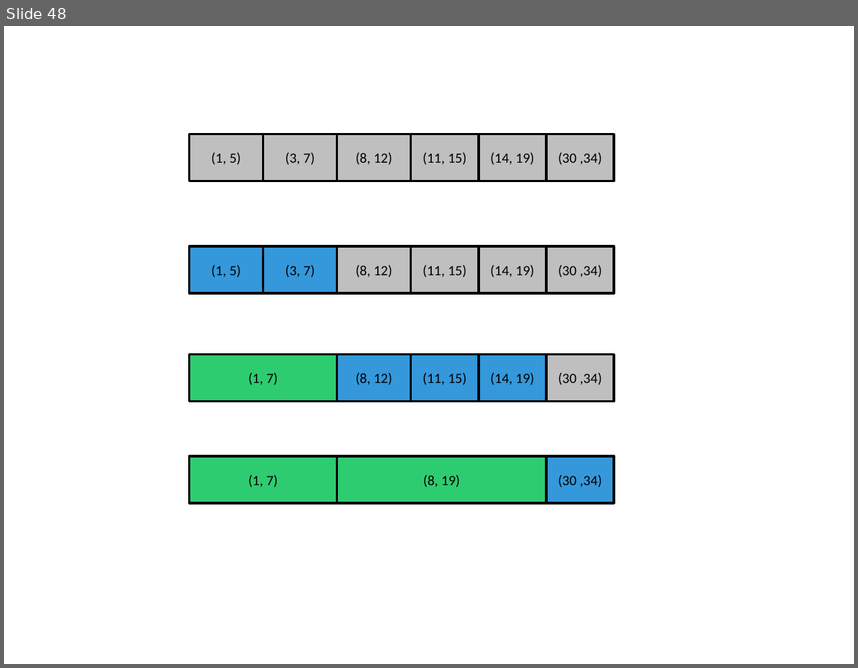
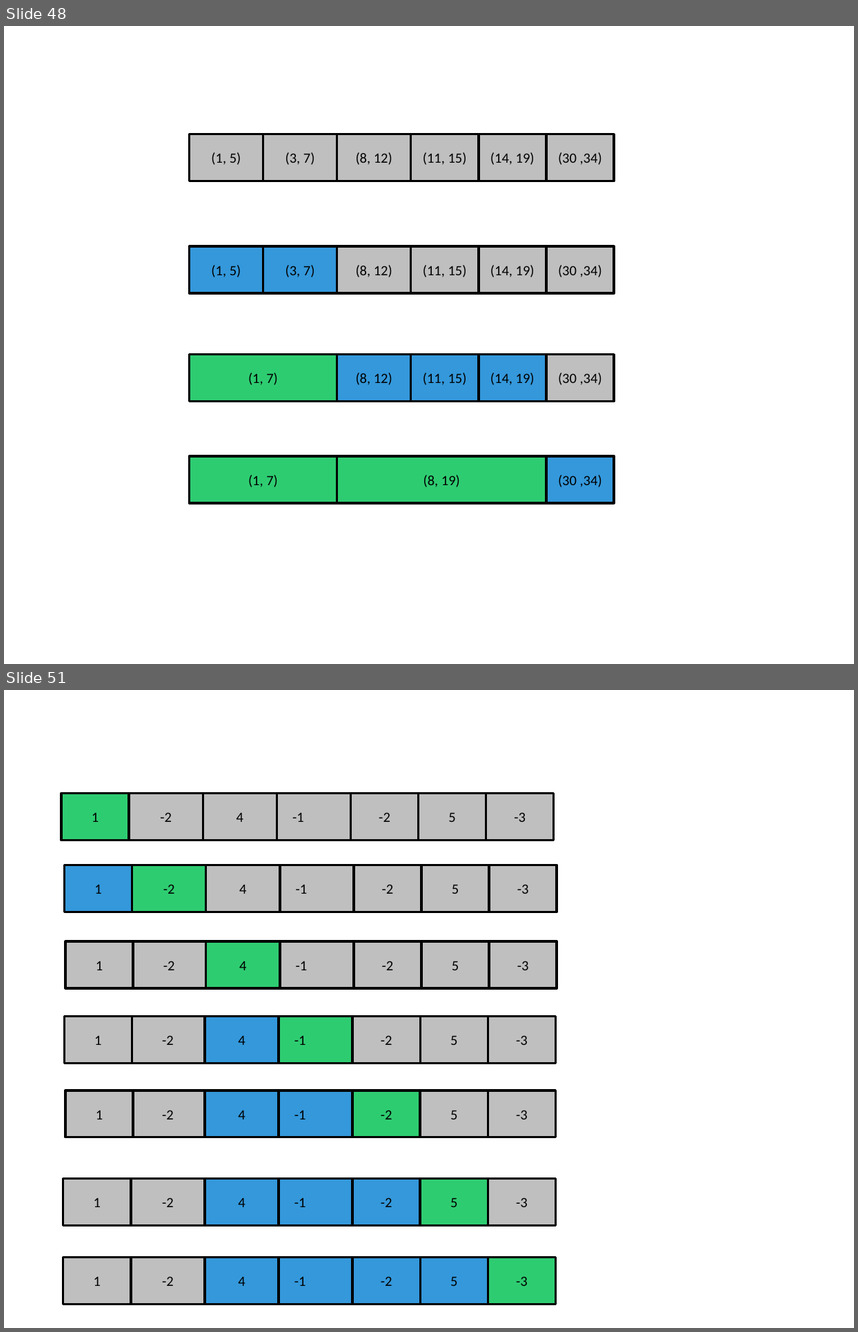
Before and after one commit to jainankit49/HackerGymContent, a slide deck: Images/imgs.pptx. Shown one above the other, each under a label of ours: slide 48 before the commit, slides 48 and 51 after it; the slides between them are not shown. The pictures are 858x668 and 858x1332 pixels, drawn with LibreOffice and Linux fonts; fonts in the diff are those of the drawing. Boxes give left, top, right and bottom in pixels: in the first picture for what was removed or moved away, otherwise in the second. Text is boxed around its words. In the diff, an @@ line names an element or a change of style, - is before the commit and + after.

```diff
--- a/Images/imgs.pptx
+++ b/Images/imgs.pptx
@@ slide 51 added at (4, 690, 854, 1328), background #FFFFFF @@
@@ rectangle added at (62, 793, 130, 840), fill #2ECC71, outline #000000 2 pt, 12 pt, text #000000 @@
+1
@@ group added at (129, 793, 554, 840): 6 rectangles @@
+-1
+4
+-2
+5
+-2
+-3
@@ rectangle added at (64, 865, 132, 912), fill #3498DB, outline #000000 2 pt, 12 pt, text #000000 @@
+1
@@ group added at (132, 865, 557, 912): 6 rectangles @@
+-1
+4
+-2
+5
+-2
+-3
@@ rectangle added at (65, 942, 133, 988), fill #BFBFBF, outline #000000 2 pt, 12 pt, text #000000 @@
+1
@@ group added at (132, 942, 557, 988): 6 rectangles @@
+-1
+4
+-2
+5
+-2
+-3
@@ rectangle added at (64, 1016, 132, 1063), fill #BFBFBF, outline #000000 2 pt, 12 pt, text #000000 @@
+1
@@ group added at (131, 1016, 556, 1063): 6 rectangles @@
+-1
+4
+-2
+5
+-2
+-3
@@ rectangle added at (65, 1090, 133, 1137), fill #BFBFBF, outline #000000 2 pt, 12 pt, text #000000 @@
+1
@@ group added at (131, 1090, 556, 1137): 6 rectangles @@
+-1
+4
+-2
+5
+-2
+-3
@@ rectangle added at (63, 1178, 132, 1225), fill #BFBFBF, outline #000000 2 pt, 12 pt, text #000000 @@
+1
@@ group added at (131, 1178, 556, 1225): 6 rectangles @@
+-1
+4
+-2
+5
+-2
+-3
@@ rectangle added at (63, 1257, 132, 1304), fill #BFBFBF, outline #000000 2 pt, 12 pt, text #000000 @@
+1
@@ group added at (131, 1257, 556, 1304): 6 rectangles @@
+-1
+4
+-2
+5
+-2
+-3
```
Also in this commit, not shown: 2 other slides added, 2 other files.
